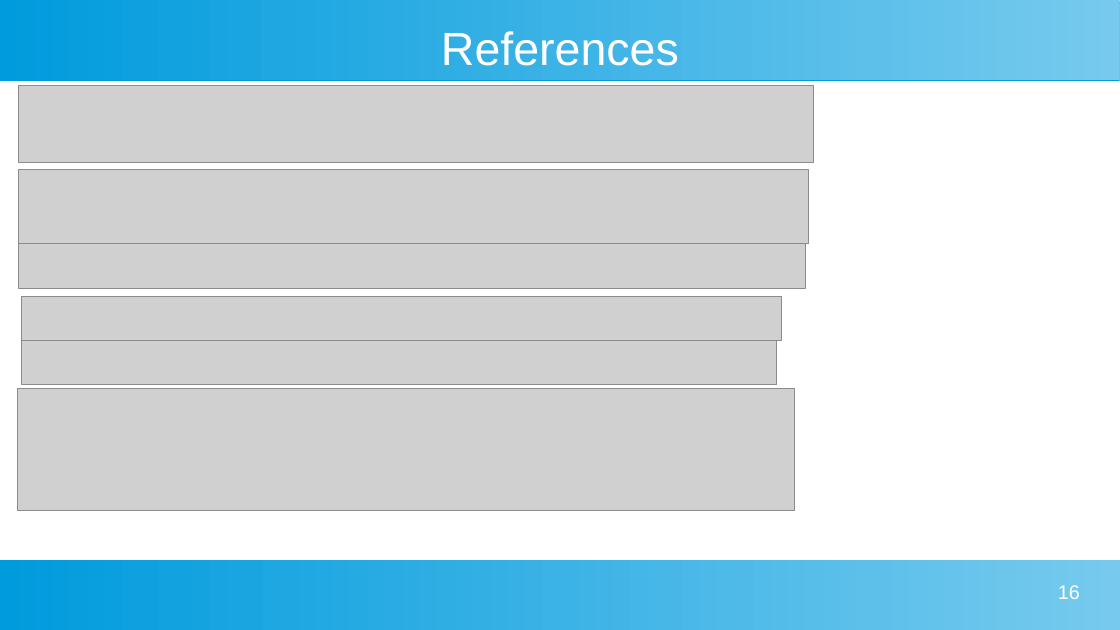
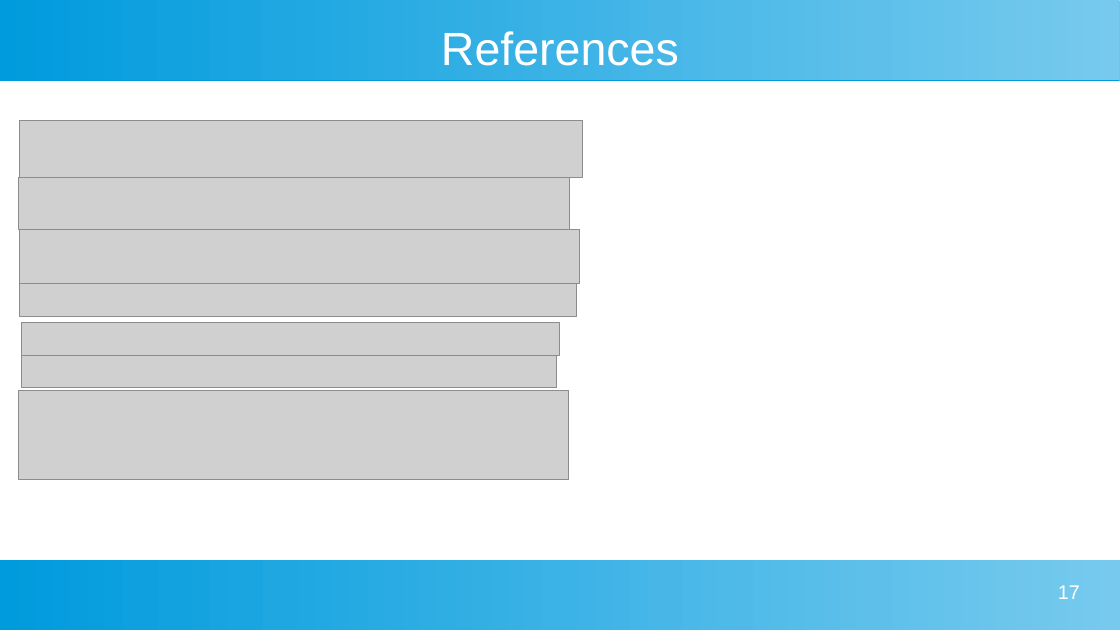
Before and after one commit to johanneshoelker/Smart-Systems-Paper, a slide deck: slide 17 of Presentation/Kolloq.odp (slide 16 before the commit). Drawn at 1120x630 pixels with LibreOffice and Linux fonts; fonts in the diff are those of the drawing; grey boxes stand for pictures. Boxes give left, top, right and bottom in pixels: in the first picture for what was removed or moved away, otherwise in the second. Text is boxed around its words. In the diff, an @@ line names an element or a change of style, - is before the commit and + after.

```diff
--- a/Presentation/Kolloq.odp
+++ b/Presentation/Kolloq.odp
@@ picture: place and size @@
-picture at [18,85,813,163]
+picture at [19,121,582,177]
@@ picture: place and size @@
-picture at [18,170,809,243]
+picture at [18,177,569,230]
@@ picture: place and size @@
-picture at [18,243,805,289]
+picture at [19,230,579,284]
@@ picture: place and size @@
-picture at [21,297,782,341]
+picture at [19,284,577,317]
@@ picture added at [21,323,560,356] @@
@@ picture: place and size @@
-picture at [21,340,777,384]
+picture at [21,356,557,388]
@@ picture: place and size @@
-picture at [17,388,795,510]
+picture at [18,390,569,480]
@@ page number at [1058,585,1080,599]: text changed @@
-16
+17
```
Also in this commit, not shown: 4 other slides changed, 1 slide added, 5 other files.
